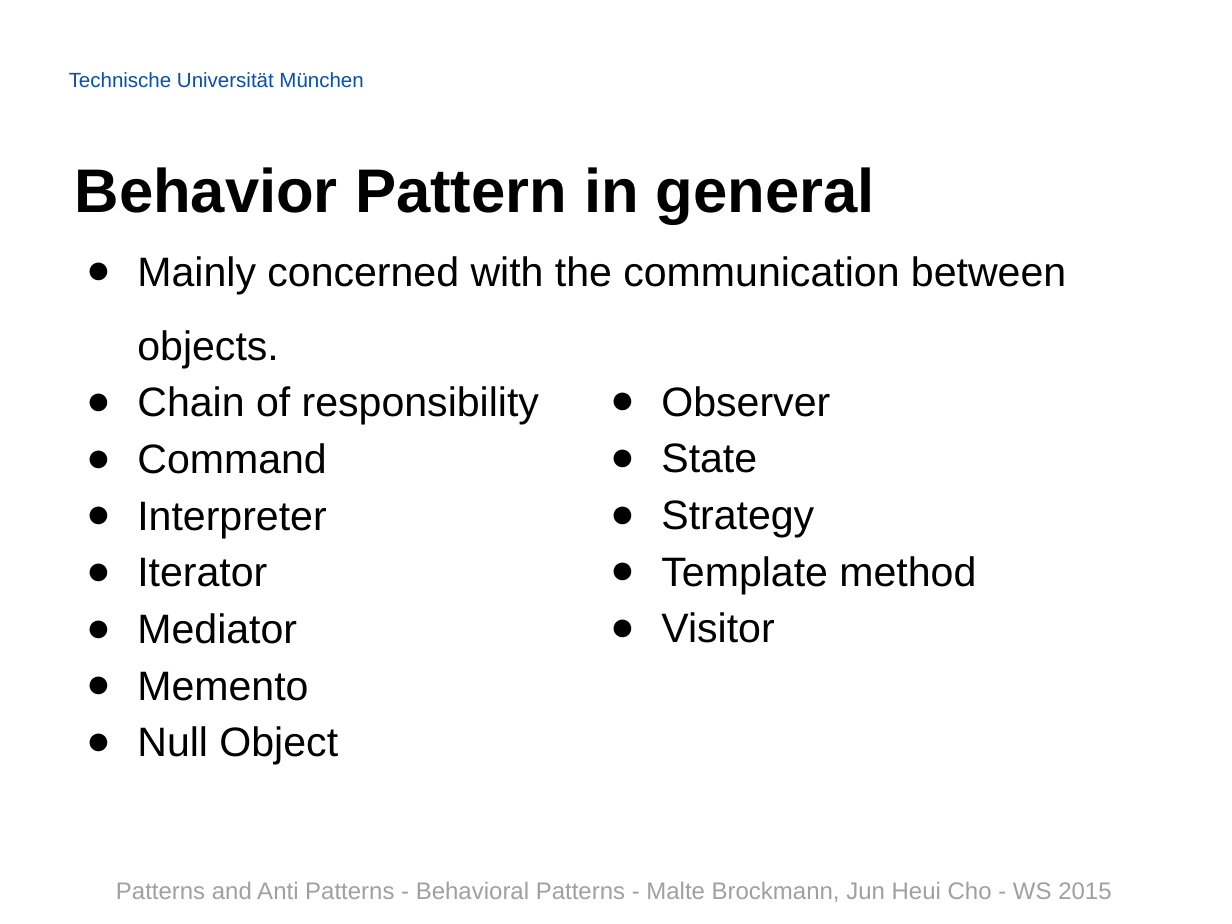
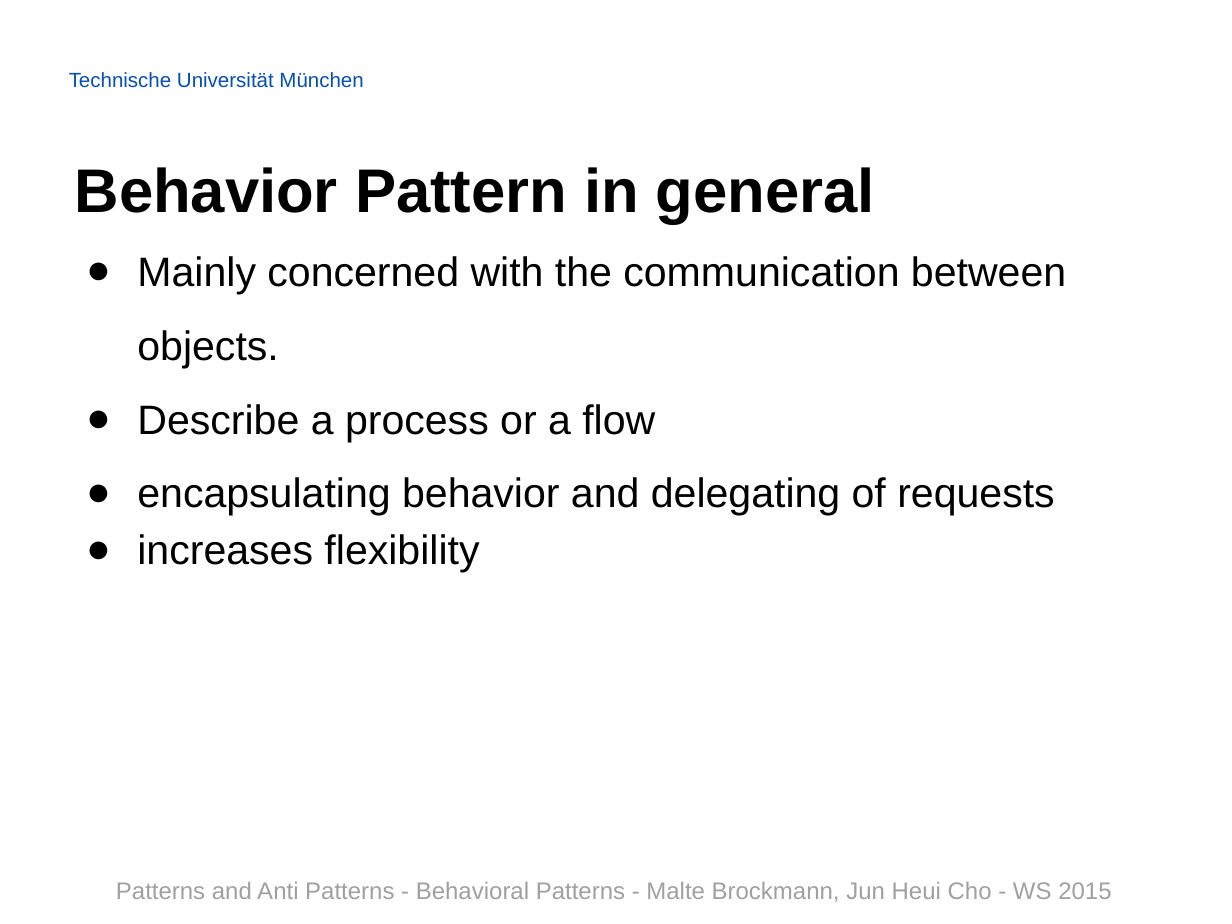
Before and after one commit to Painted6/Behavioral-design-patterns, a slide deck: slide 3 of Behavioral Patterns - JS Patterns and Anti Patterns.pptx (slide 4 before the commit). Drawn at 1232x924 pixels with LibreOffice and Linux fonts; fonts in the diff are those of the drawing; background and template pictures are left out. Boxes give left, top, right and bottom in pixels: in the first picture for what was removed or moved away, otherwise in the second. Text is boxed around its words. In the diff, an @@ line names an element or a change of style, - is before the commit and + after.

```diff
--- a/Behavioral Patterns - JS Patterns and Anti Patterns.pptx
+++ b/Behavioral Patterns - JS Patterns and Anti Patterns.pptx
@@ text removed at bbox=[661, 386, 976, 643] @@
-● Observer
-● State
-● Strategy
-● Template method
-● Visitor
@@ text at bbox=[137, 404, 1054, 572]: text changed @@
-● Chain of responsibility
-● Command
-● Interpreter
-● Iterator
-● Mediator
-● Memento
-● Null Object
+● Describe a process or a flow
+● encapsulating behavior and delegating of requests
+● increases flexibility
```
Also in this commit, not shown: 28 other slides changed, 2 slides added, 1 slide removed.
